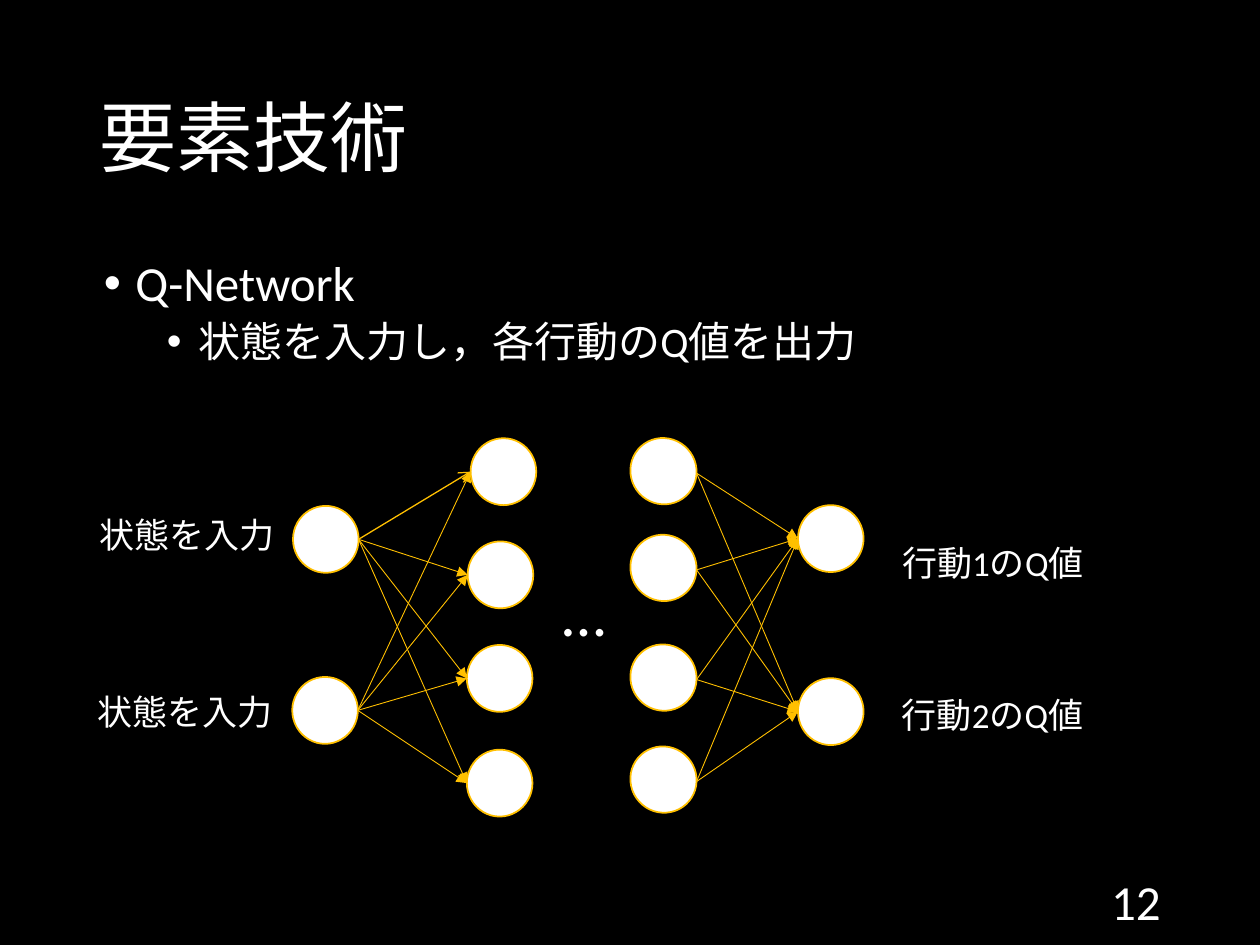
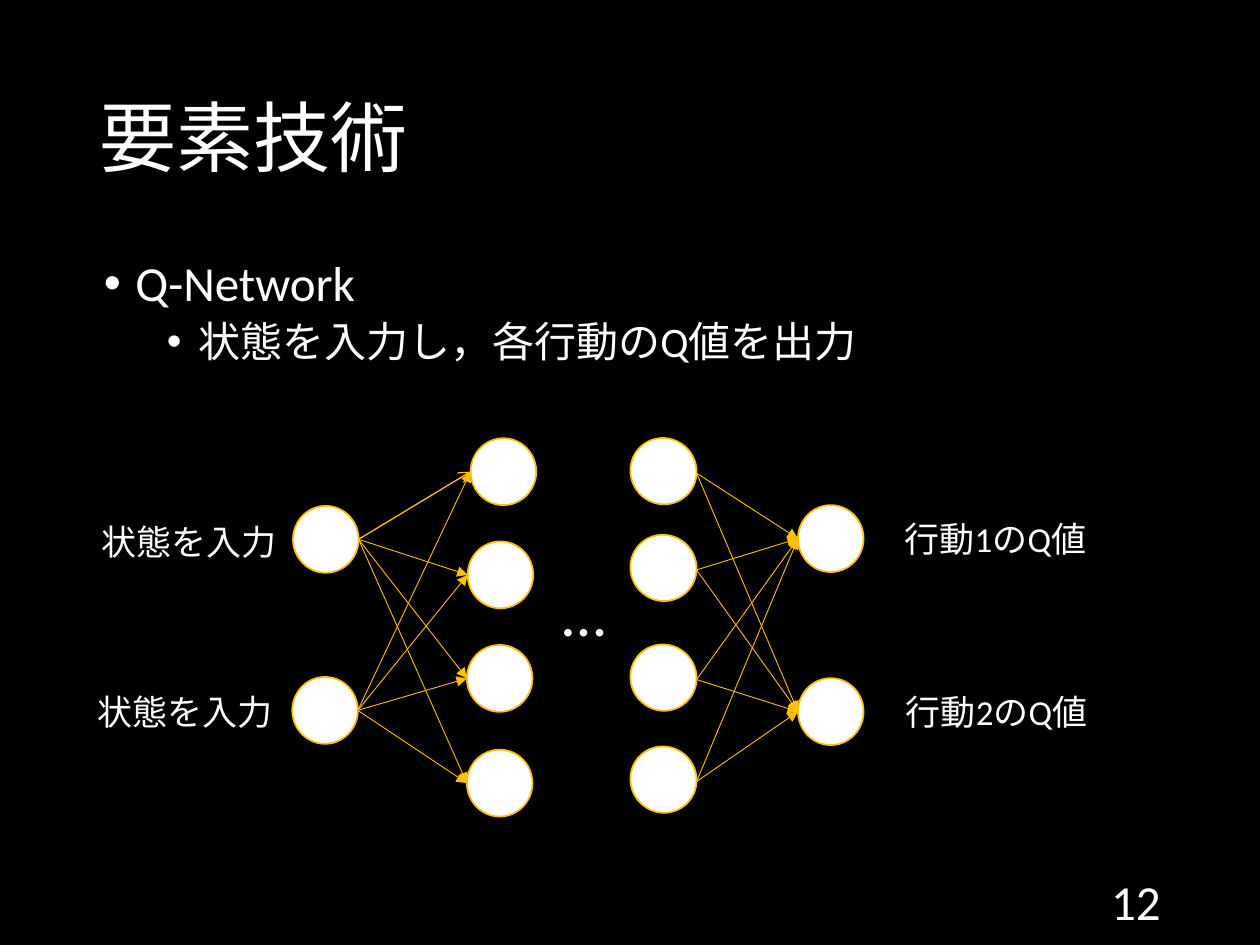
Before and after one commit to 1g-hub/ozeki, a slide deck: slide 12 of B3/情報工学実験II_発表資料.pptx. Drawn at 1260x945 pixels with LibreOffice and Linux fonts; fonts in the diff are those of the drawing. Boxes give left, top, right and bottom in pixels: in the first picture for what was removed or moved away, otherwise in the second. Text is boxed around its words. In the diff, an @@ line names an element or a change of style, - is before the commit and + after.

```diff
--- a/B3/情報工学実験II_発表資料.pptx
+++ b/B3/情報工学実験II_発表資料.pptx
@@ text "状態を入力": place and size @@
-text "状態を入力" at [99, 518, 274, 551]
+text "状態を入力" at [102, 525, 277, 558]
@@ text "行動1のQ値": place and size @@
-text "行動1のQ値" at [902, 546, 1084, 581]
+text "行動1のQ値" at [905, 522, 1087, 557]
@@ text "行動2のQ値": place and size @@
-text "行動2のQ値" at [902, 698, 1084, 733]
+text "行動2のQ値" at [906, 695, 1088, 730]
```
Also in this commit, not shown: 11 other slides changed.
